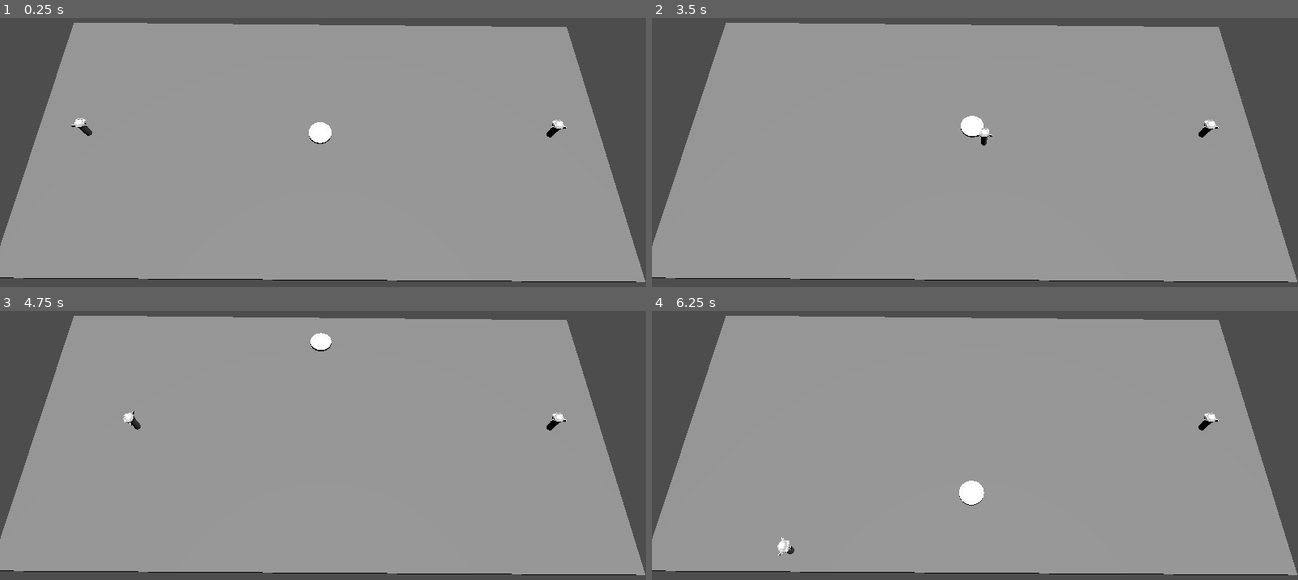
Above: before the commit, frames 1-4 (two rows, left to right).
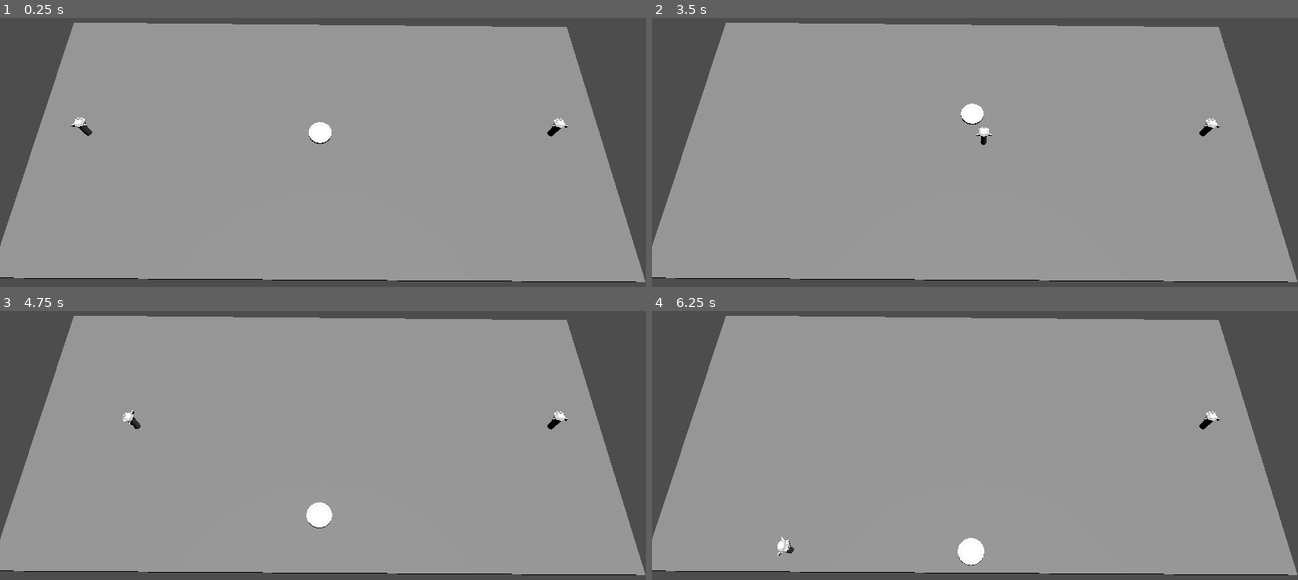
Above: after the commit, the same moments.

Repository: hugopanel/bounce
Game: Godot game, scene res://level1.tscn
The game is run twice, just before and just after one commit, with the same random seed, the same clock (stepped at 60 frames per second) and the same inputs.
Inputs:
- Up to frame 1 (0.25 s): no input
- Up to frame 2 (3.5 s): tap Enter at 0.5 s; hold D (PA_Right) 0.53-1.28 s; tap Space (PA_Dash) every 0.75 s from 0.6 to 2.85 s; hold S (PA_Down) 1.28-2.03 s; hold D (PA_Right) 2.03-2.78 s; hold W (PA_Up) from 2.78 s (still down)
- Up to frame 3 (4.75 s): release W (PA_Up) at 3.53 s; hold A (PA_Left) from 3.53 s (still down); tap Space (PA_Dash) at 3.6, 4.35 s
- Up to frame 4 (6.25 s): release A (PA_Left) at 5.03 s; hold S (PA_Down) 5.03-5.78 s; tap Space (PA_Dash) at 5.1, 5.85 s; hold D (PA_Right) from 5.78 s (still down)

The runs differ from the first frame. In frame 1, less than 0.1% of the frame differs, in the area x 11-88%, y 36-45%; in frame 2, 0.4%; in frame 3, 0.6%; in frame 4, 0.7%, in the area x 19-88%, y 37-95%.

Commit message:
Correct physics - Moved puck collisions with the player to the player class - Added skipped frames to avoid jitter when following the puck

Diff:
--- a/level1.tscn
+++ b/level1.tscn
@@ -34,7 +34,7 @@
 size = Vector3(48.9912, 7.83569, 24.3516)
 
 [sub_resource type="BoxShape3D" id="BoxShape3D_m475y"]
-size = Vector3(49.0154, 1, 1)
+size = Vector3(58.3533, 5.84821, 17.9327)
 
 [node name="Node3D" type="Node3D"]
 transform = Transform3D(0.999954, -0.00806205, 0.0051201, 0.00809159, 0.999951, -0.00577206, -0.00507329, 0.00581324, 0.99997, 0, 0, 0)
@@ -73,17 +73,17 @@
 shape = SubResource("BoxShape3D_u0ufp")
 
 [node name="Border up" type="CollisionShape3D" parent="StaticBody3D"]
-transform = Transform3D(1, 2.00248e-16, -1.49252e-15, 3.16374e-16, 1, -3.88715e-16, 1.96048e-15, 1.80818e-16, 1, 8.32413e-07, -2.05907e-08, 12.6382)
+transform = Transform3D(1, -7.04158e-16, 1.14718e-15, 2.24878e-16, 1, -3.75895e-16, -1.85223e-15, 2.50679e-16, 1, 8.32413e-07, -2.05907e-08, 20.8096)
 shape = SubResource("BoxShape3D_m475y")
 
 [node name="Border down" type="CollisionShape3D" parent="StaticBody3D"]
-transform = Transform3D(1, 2.00248e-16, -4.47755e-15, 6.48411e-16, 1, -7.22057e-16, -3.35666e-14, 2.84535e-15, 0.999999, -8.3649e-07, 2.06915e-08, -12.7001)
+transform = Transform3D(1, -7.04158e-16, -4.8433e-15, 6.68967e-16, 1, -7.28974e-16, -3.73793e-14, 2.91521e-15, 0.999999, -1.356e-06, 1.36416e-08, -21.0778)
 shape = SubResource("BoxShape3D_m475y")
 
 [node name="Border left" type="CollisionShape3D" parent="StaticBody3D"]
-transform = Transform3D(-4.37114e-08, -7.03675e-10, 0.999998, 2.5548e-09, 1, 7.03673e-10, -0.999999, 2.5553e-09, -4.37113e-08, 24.8557, -2.32474e-08, 0.148469)
+transform = Transform3D(-4.37114e-08, -7.03676e-10, 0.999998, 2.5548e-09, 1, 7.03673e-10, -0.999999, 2.5553e-09, -4.37113e-08, 33.2694, -3.86463e-06, 0.0713693)
 shape = SubResource("BoxShape3D_m475y")
 
 [node name="Border right" type="CollisionShape3D" parent="StaticBody3D"]
-transform = Transform3D(-4.37114e-08, -7.04169e-10, 0.999997, 2.5548e-09, 1, 7.03675e-10, -0.999997, 2.55529e-09, -4.37113e-08, -24.8458, 2.71202e-08, -2.53112)
+transform = Transform3D(1.31134e-07, 7.03135e-09, -0.999997, 4.23799e-09, 1, 7.03156e-09, 0.999997, -4.2383e-09, 1.31134e-07, -32.6105, -0.106598, 2.13781)
 shape = SubResource("BoxShape3D_m475y")
--- a/player.gd
+++ b/player.gd
@@ -2,8 +2,6 @@
 
 # How fast the player moves in meters per second.
 @export var speed = 14
-# The downward acceleration when in the air, in meters per second squared.
-@export var fall_acceleration = 75
 
 var player_id # Player identifier (assigned by the level)
 
@@ -15,6 +13,12 @@
 var movement_down
 var action_dash
 
+var enabled = true
+var frames_before_reenabled = 5
+var enabled_counter = 0
+
+func _ready():
+	$Area3D.body_entered.connect(_on_body_entered)
 
 func init_controls():
 	movement_left = "PA_Left" if player_id == 1 else "PB_Left"
@@ -46,9 +50,20 @@
 	target_velocity.x = direction.x * speed
 	target_velocity.z = direction.z * speed
 
-	# Vertical Velocity
-	if not is_on_floor():
-		target_velocity.y = target_velocity.y - (fall_acceleration * delta)
-
 	velocity = target_velocity
 	move_and_slide()
+
+	if enabled == false:
+		if enabled_counter == frames_before_reenabled:
+			enabled_counter = 0
+			enabled = true
+		else:
+			enabled_counter += 1
+
+func _on_body_entered(body: PhysicsBody3D):
+	if enabled:
+		if (body.name == "RigidBody3D"):
+			# Check if player is moving
+			if (velocity != Vector3.ZERO):
+				body.velocity = velocity * 2
+				enabled = false
--- a/player.tscn
+++ b/player.tscn
@@ -1,9 +1,13 @@
-[gd_scene load_steps=4 format=3 uid="uid://cycutwfv6lwbf"]
+[gd_scene load_steps=5 format=3 uid="uid://cycutwfv6lwbf"]
 
 [ext_resource type="Script" path="res://player.gd" id="1_28m8g"]
 [ext_resource type="PackedScene" uid="uid://b4jxdh4532uqg" path="res://art/player.glb" id="1_praxj"]
 
-[sub_resource type="CapsuleShape3D" id="CapsuleShape3D_5gom7"]
+[sub_resource type="CylinderShape3D" id="CylinderShape3D_x81f3"]
+radius = 0.57058
+
+[sub_resource type="CylinderShape3D" id="CylinderShape3D_tynqb"]
+radius = 1.08685
 
 [node name="Player" type="CharacterBody3D"]
 script = ExtResource("1_28m8g")
@@ -15,4 +19,10 @@
 
 [node name="CollisionShape3D" type="CollisionShape3D" parent="."]
 transform = Transform3D(1, 0, 0, 0, 1, 0, 0, 0, 1, 0, 1.01122, 0)
-shape = SubResource("CapsuleShape3D_5gom7")
+shape = SubResource("CylinderShape3D_x81f3")
+
+[node name="Area3D" type="Area3D" parent="."]
+
+[node name="CollisionShape3D" type="CollisionShape3D" parent="Area3D"]
+transform = Transform3D(1, 0, 0, 0, 1, 0, 0, 0, 1, 0, 1.01459, 0)
+shape = SubResource("CylinderShape3D_tynqb")
--- a/project.godot
+++ b/project.godot
@@ -14,10 +14,6 @@
 run/main_scene="res://level1.tscn"
 config/features=PackedStringArray("4.2", "Forward Plus")
 config/icon="res://icon.svg"
-
-[display]
-
-window/size/mode=2
 
 [input]
 
--- a/puck.gd
+++ b/puck.gd
@@ -2,37 +2,16 @@
 
 var velocity: Vector3 = Vector3.ZERO
 
-var max_velocity = 30
+var max_velocity = 10
 var min_velocity = 10
 
 func _ready():
-	print($Area3D.is_monitoring())
-	$Area3D.body_entered.connect(_on_body_entered)
+	pass
 
 func _physics_process(delta):
 	velocity.y = 0
 	var collision_info = move_and_collide(velocity * delta)
 
 	if collision_info:
-		if collision_info.get("name") != "Player" || collision_info.get_collider_velocity() == Vector3.ZERO:
+		if collision_info.get("name") != "Player"||collision_info.get_collider_velocity() == Vector3.ZERO:
 			velocity = velocity.bounce(collision_info.get_normal())
-
-	#for body in $Area3D.get_overlapping_bodies():
-		#if body.name == "Player" && body.velocity != Vector3.ZERO:
-			#print(body.velocity)
-			#velocity += body.velocity
-			#print(velocity)
-
-	# Set max velocity
-	if (abs(velocity.x) > max_velocity): velocity.x = max_velocity * sign(velocity.x)
-	if (abs(velocity.y) > max_velocity): velocity.y = max_velocity * sign(velocity.y)
-
-	# Set min velocity
-	if (abs(velocity.x) < min_velocity || abs(velocity.y) < min_velocity):
-		velocity = velocity.normalized() * min_velocity
-
-func _on_body_entered(body: PhysicsBody3D):
-	if body.name == "Player" && body.velocity != Vector3.ZERO:
-		print(body.velocity)
-		velocity = body.velocity * 2
-		print(velocity)
--- a/puck.tscn
+++ b/puck.tscn
@@ -5,13 +5,13 @@
 
 [sub_resource type="CylinderShape3D" id="CylinderShape3D_bt3i4"]
 height = 0.261861
-radius = 3.1236
+radius = 2.23568
 
 [sub_resource type="CylinderShape3D" id="CylinderShape3D_f8cv3"]
 height = 0.245619
 radius = 0.998371
 
-[node name="RigidBody3D" type="RigidBody3D"]
+[node name="Puck" type="RigidBody3D"]
 can_sleep = false
 script = ExtResource("1_nb11t")
 
Not shown, changed: .gitignore
